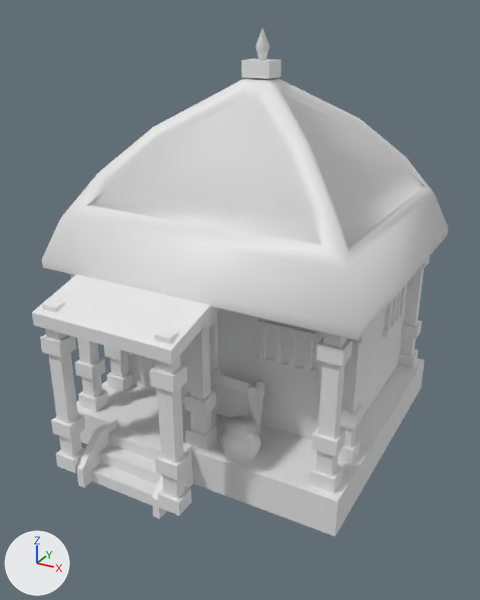
The COLLADA model art/meshes/structural/tamiles/house_4.dae, before and after one commit.
One viewpoint serves both versions: a 50 mm camera at (9.9, -18.4, 13.7) aimed at (0.0, -0.4, 4.7). Every picture has the same lights, and +X, +Y and +Z are marked at lower left. The older version comes first. Where no turn or scale is listed for an object, it has been applied to the vertices.

Names of what the first picture shows: 'house_4'.
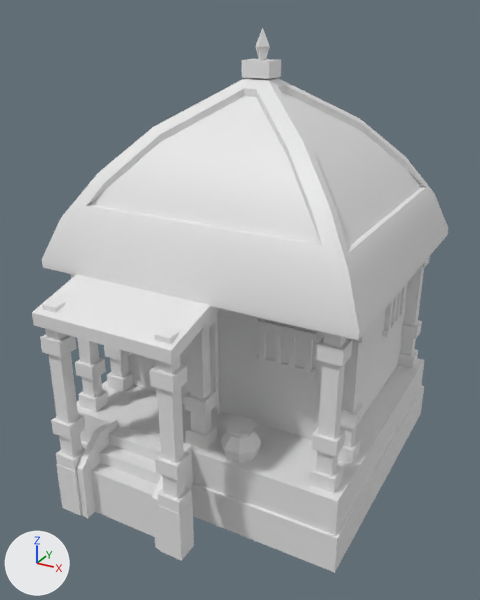
The newer file is also turned or shifted as a whole; pictures and numbers use the older file's frame.

What the commit changed:
me_esfera_14959 is used by ob_house_4; location (0.0, 0.0, 0.0).
me_esfera_14959 had 864 vertices, 1120 faces and spanned x -5.4..5.29, y -5.83..5.9, z -0.53..13.17.
me_esfera_14959 now has 871 vertices, 1142 faces and spans x -5.4..5.29, y -5.83..5.9, z -1.8..13.17.
me_esfera_14959 part 1: the loose piece of 17 vertices spanning x -5.08..5.06, y -3.78..5.79, z -0.53..0.77 is copied, and the copy is scaled about its middle by 1.02, then moved by (0.0, 0.0, -1.26); it spans x -5.18..5.16, y -3.88..5.88, z -1.8..-0.48.
me_esfera_14959 part 2: the loose piece of 6 vertices spanning x 1.38..1.62, y -2.41..-1.73, z 0.65..2.77 is deleted.
me_esfera_14959 part 3: the loose piece of 6 vertices spanning x 1.48..1.72, y -2.4..-1.73, z 0.65..2.77 is deleted.
Part 4, on me_esfera_14959:
8 vertices are removed from x -0.35..1.76, y -2.29..-1.85, z 0.65..2.77.
16 faces are deleted.
4 vertices move from x -0.35..1.76, y -2.4..-1.72, z 0.7..2.72 to x -3.9..0.92, y -5.75..-5.02, z 0.07.
12 vertices are added at x -3.9..0.92, y -5.75..-5.02, z -1.73..0.07.
14 new vertices lie (0.0, 0.0, -1.26) away from vertices in x -3.1..0.12, y -5.65..-3.79, z -0.53.
46 new faces join them.
Other edits to the shape of me_esfera_14959 do not show in these pictures.

Changed parts and their boxes (x1, y1, x2, y2) in the pictures (480 x 600 px):
'house_4', reshaped (7% taller)
    before: (32, 28, 448, 536)
    after: (32, 28, 448, 573)
part 1 of me_esfera_14959, added
    after: (81, 386, 424, 573)
part 2 of me_esfera_14959, deleted
    before: (247, 384, 261, 434)
part 3 of me_esfera_14959, deleted
    before: (253, 380, 265, 436)
part 4 of me_esfera_14959, built on
    before: (210, 368, 265, 425)
    after: (56, 464, 194, 561)
